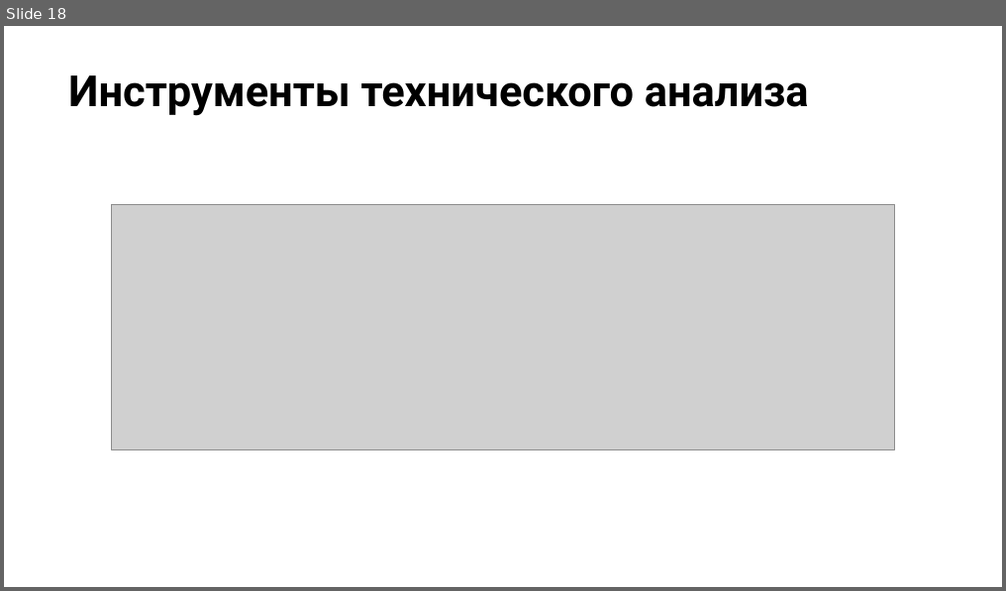
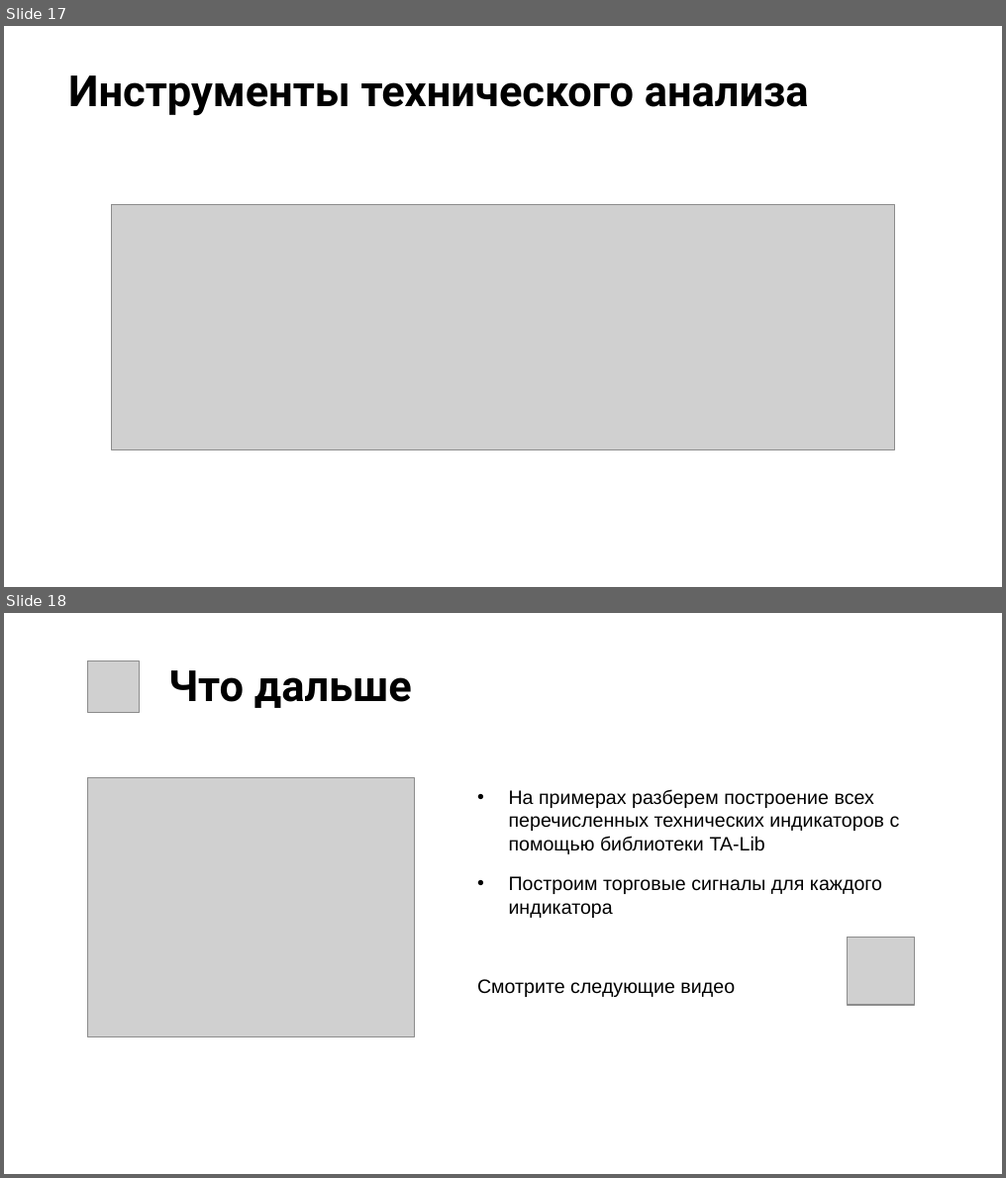
Before and after one commit to stureiko/ML_Trading_youtube, a slide deck: 02 - FinML - TechAnalysis/Tech-main-indexes.pptx. Shown one above the other, each under a label of ours: slide 18 before the commit, slides 17 and 18 after it. The pictures are 1006x591 and 1006x1178 pixels, drawn with LibreOffice and Linux fonts; fonts in the diff are those of the drawing; grey boxes stand for pictures. Boxes give left, top, right and bottom in pixels: in the first picture for what was removed or moved away, otherwise in the second. Text is boxed around its words. In the diff, an @@ line names an element or a change of style, - is before the commit and + after.

```diff
--- a/02 - FinML - TechAnalysis/Tech-main-indexes.pptx
+++ b/02 - FinML - TechAnalysis/Tech-main-indexes.pptx
@@ slide 18 added at (4,613,1002,1174), background #FFFFFF @@
@@ picture added at (88,661,139,712) @@
@@ title added at (168,670,412,708), 31 pt, text #000000, bold @@
+Что дальше
@@ picture added at (88,777,414,1037) @@
@@ text added at (477,789,900,997), 14 pt, text #000000 @@
+• На примерах разберем построение всех перечисленных технических индикаторов с помощью библиотеки TA-Lib
+• Построим торговые сигналы для каждого индикатора
+Смотрите следующие видео
@@ picture added at (847,938,915,1005) @@
@@ what was slide 18 is now slide 17 @@
```
Also in this commit, not shown: 4 slides changed, 5 slides removed, 2 other files.
